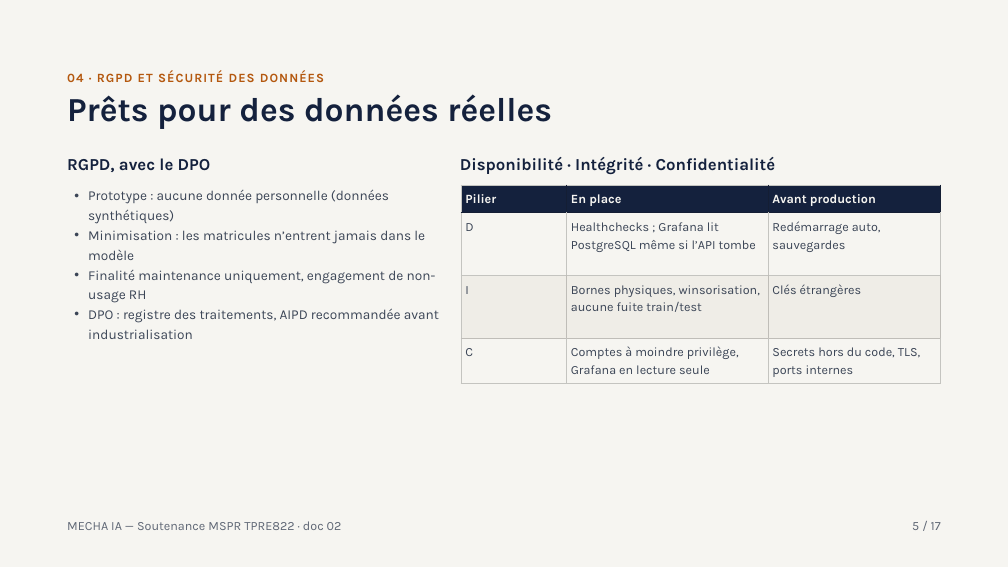
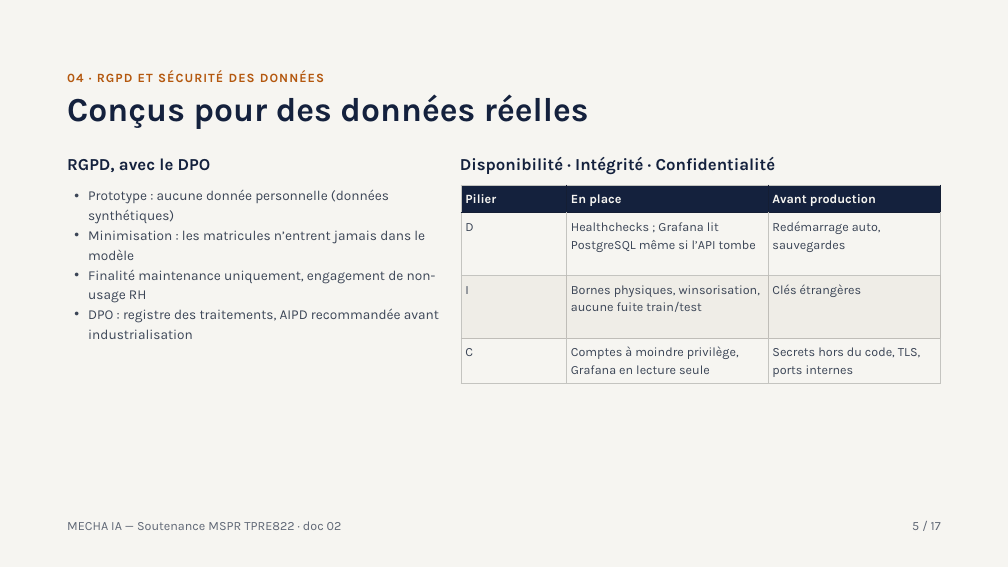
Before and after one commit to ValentinFurcy/MSPR_MECHA_IA, a slide deck: slide 5 of mecha-ia/docs/soutenance.pptx. Drawn at 1008x567 pixels with LibreOffice and Linux fonts; fonts in the diff are those of the drawing. Boxes give left, top, right and bottom in pixels: in the first picture for what was removed or moved away, otherwise in the second. Text is boxed around its words. In the diff, an @@ line names an element or a change of style, - is before the commit and + after.

```diff
--- a/mecha-ia/docs/soutenance.pptx
+++ b/mecha-ia/docs/soutenance.pptx
@@ title at box(67, 94, 589, 129): text changed @@
-Prêts pour des données réelles
+Conçus pour des données réelles
```
Also in this commit, not shown: 2 other slides changed.
